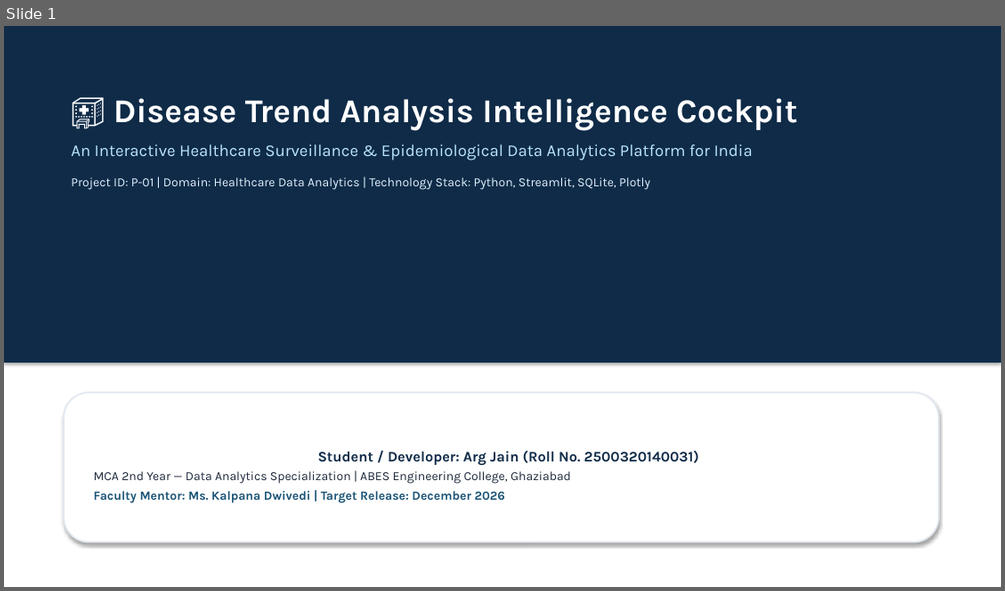
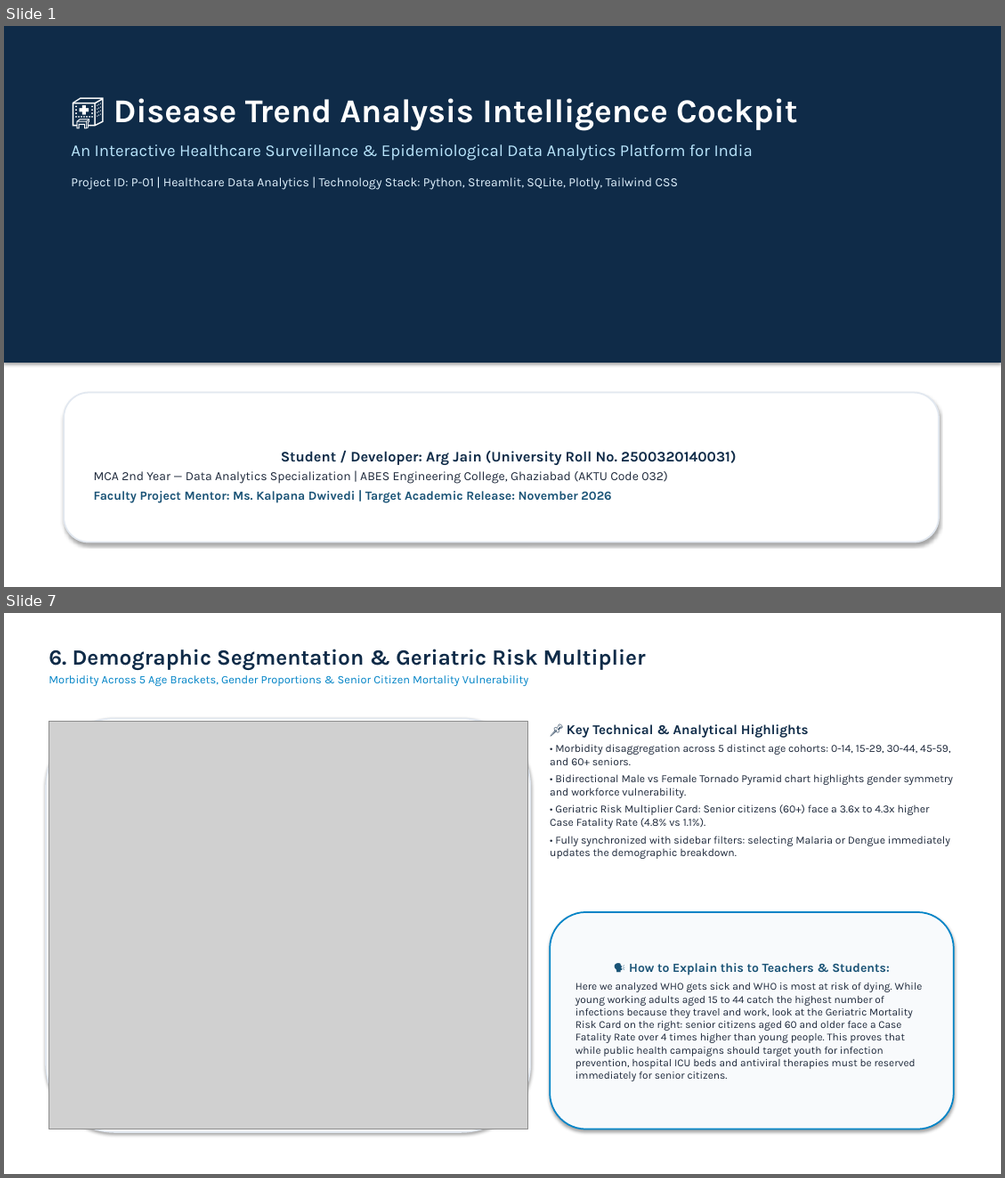
Before and after one commit to Argjain/2500320140031-disease-trend-analysis., a slide deck: docs/18_ArgJain_DiseaseTrendAnalysis_Presentation.pptx. Shown one above the other, each under a label of ours: slide 1 before the commit, slides 1 and 7 after it; the slides between them are not shown. The pictures are 1005x591 and 1005x1178 pixels, drawn with LibreOffice and Linux fonts; fonts in the diff are those of the drawing; grey boxes stand for pictures. Boxes give left, top, right and bottom in pixels: in the first picture for what was removed or moved away, otherwise in the second. Text is boxed around its words. In the diff, an @@ line names an element or a change of style, - is before the commit and + after.

Commit message:
docs: compile high-res project PowerPoint and convert all 18 project documents to certified PDFs

```diff
--- a/docs/18_ArgJain_DiseaseTrendAnalysis_Presentation.pptx
+++ b/docs/18_ArgJain_DiseaseTrendAnalysis_Presentation.pptx
@@ slide 7 added at (x1=4, y1=613, x2=1001, y2=1174), background #FFFFFF @@
@@ text added at (x1=48, y1=649, x2=646, y2=686), 11 pt, text #0284C7 @@
+6. Demographic Segmentation & Geriatric Risk Multiplier
+Morbidity Across 5 Age Brackets, Gender Proportions & Senior Citizen Mortality Vulnerability
@@ rounded rectangle added at (x1=46, y1=718, x2=531, y2=1132), fill #FFFFFF, outline #E2E8F0 1.5 pt @@
@@ picture added at (x1=48, y1=722, x2=527, y2=1129) @@
@@ text added at (x1=550, y1=724, x2=953, y2=859), 10.5 pt, text #1E293B @@
+📌 Key Technical & Analytical Highlights
+• Morbidity disaggregation across 5 distinct age cohorts: 0-14, 15-29, 30-44, 45-59, and 60+ seniors.
+• Bidirectional Male vs Female Tornado Pyramid chart highlights gender symmetry and workforce vulnerability.
+• Geriatric Risk Multiplier Card: Senior citizens (60+) face a 3.6x to 4.3x higher Case Fatality Rate (4.8% vs 1.1%).
+• Fully synchronized with sidebar filters: selecting Malaria or Dengue immediately updates the demographic breakdown.
@@ rounded rectangle added at (x1=550, y1=912, x2=954, y2=1129), fill #F8FAFC, outline #0284C7 1.5 pt, 10.2 pt, text #1E293B @@
+🗣️ How to Explain this to Teachers & Students:
+Here we analyzed WHO gets sick and WHO is most at risk of dying. While young working adults aged 15 to 44 catch the highest number of infections because they travel and work, look at the Geriatric Mortality Risk Card on the right: senior citizens aged 60 and older face a Case Fatality Rate over 4 times higher than young people. This proves that while public health campaigns should target youth for infection prevention, hospital ICU beds and antiviral therapies must be reserved immediately for senior citizens.
@@ slide 1 changed as well @@
@@ text at (x1=71, y1=177, x2=678, y2=190): text changed @@
-Project ID: P-01 | Domain: Healthcare Data Analytics | Technology Stack: Python, Streamlit, SQLite, Plotly
+Project ID: P-01 | Healthcare Data Analytics | Technology Stack: Python, Streamlit, SQLite, Plotly, Tailwind CSS
@@ text in rounded rectangle at (x1=94, y1=451, x2=736, y2=503): text changed @@
-Student / Developer: Arg Jain (Roll No. 2500320140031)
-MCA 2nd Year — Data Analytics Specialization | ABES Engineering College, Ghaziabad
-Faculty Mentor: Ms. Kalpana Dwivedi | Target Release: December 2026
+Student / Developer: Arg Jain (University Roll No. 2500320140031)
+MCA 2nd Year — Data Analytics Specialization | ABES Engineering College, Ghaziabad (AKTU Code 032)
+Faculty Project Mentor: Ms. Kalpana Dwivedi | Target Academic Release: November 2026
```
Also in this commit, not shown: 6 other slides changed, 6 other slides added, 2 slides removed, 25 other files.
